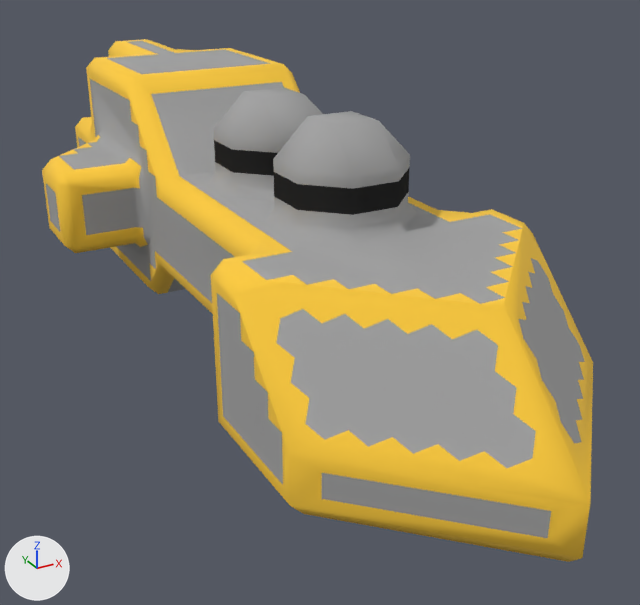
A saved change to the OBJ model src/jsMain/resources/meshes/mechyrdia-1-nano-class.obj.
Camera for both pictures: a camera (50 mm lens) standing at (-17.2, -35.4, -19.7) and looking at (1.0, -2.4, -36.2). The axes (+X, +Y, +Z) are drawn at lower left. The lights are the same throughout. Where no turn or scale is listed for an object, it has been applied to the vertices.

The first picture shows 'mechyrdia-1-nano-class'.
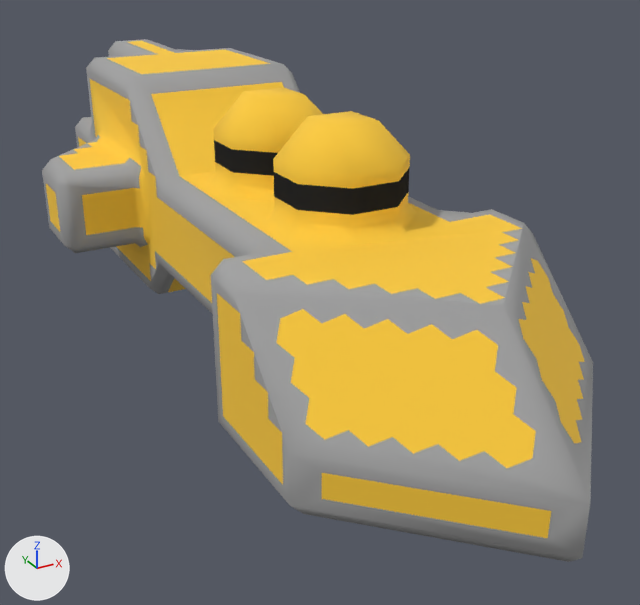
The newer file is also turned or shifted as a whole; pictures and numbers use the older file's frame.

Where the change shows, as pixel boxes (x1, y1, x2, y2) in the pictures (640 x 605 px; the box of a moved part takes in the faces that stretch with it):
part 1 of me_mechyrdia_1_nano_class, moved or reshaped: before (46, 49, 593, 558); after (46, 50, 593, 558)
part 2 of me_mechyrdia_1_nano_class, surface changed: (42, 39, 593, 562) in both

Edits to the bpy script that builds the scene:
```text
Change me_mechyrdia_1_nano_class:
    used by ob_mechyrdia_1_nano_class; location = (0.0, 0.0, 0.0)
    remove me_mechyrdia_1_nano_class.from_pydata(...)  # 778 vertices, 1440 faces; spans x -8.5..8.5, y -20.5..20.5, z -37.9..-26.9
    add me_mechyrdia_1_nano_class.from_pydata(...)  # 784 vertices, 1446 faces; spans x -8.5..8.5, y -20.5..20.5, z -37.9..-26.9
    me_mechyrdia_1_nano_class part 1
    2 vertices are removed from x -5.0..6.5, y -11.0, z -32.4..-30.9
    150 faces are deleted
    3 vertices move from x -6.5..2.0, y -8.0..11.0, z -34.4..-27.9 to x -8.0..2.0, y -7.5..9.5, z -34.4..-27.9
    8 vertices are added at x -5.0..7.5, y -12.7..16.5, z -36.4..-30.4
    156 new faces join them
    me_mechyrdia_1_nano_class part 2: 1264 kept faces spanning x -8.5..8.5, y -20.5..20.5, z -37.9..-26.9 get new texture (UV) coordinates
```
